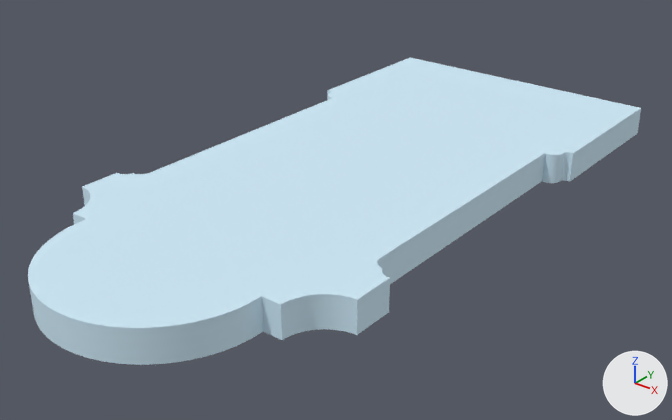
Two versions of the FBX model Unity Project/Giroux-CAP6117-SANC - crown/Assets/Models/LOD Headstones/PA-24-F.fbx, one commit apart.
The view is the same before and after, from a 50 mm lens placed at (11.64, -22.04, 7.75), pointed at (0.47, -8.08, -0.91). The axes (+X, +Y, +Z) are drawn at lower right. The lights are the same throughout. The older version comes first. Objects named as collision shapes, trigger or cutter boxes, shadow casters or lower levels of detail are left out. Where no turn or scale is listed for an object, it has been applied to the vertices.

In view in the first picture: 'PA-24-F_LOD0'.
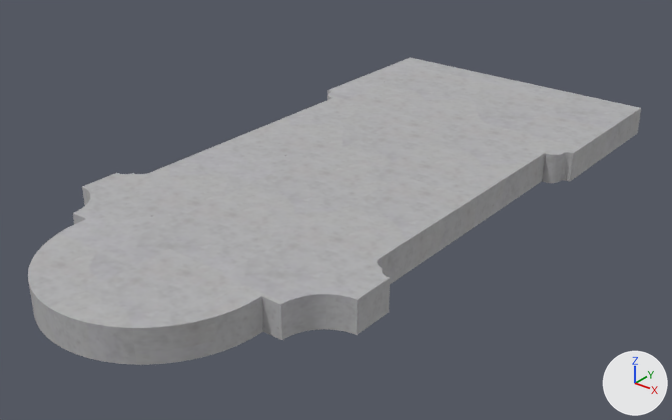
The change, as a diff of the scene's bpy script:
```diff
--- a/Unity Project/Giroux-CAP6117-SANC - crown/Assets/Models/LOD Headstones/PA-24-F.fbx.py
+++ b/Unity Project/Giroux-CAP6117-SANC - crown/Assets/Models/LOD Headstones/PA-24-F.fbx.py
@@ img_a_24_f_png @@
+img_a_24_f_png = load_image('A-24-F.png', '../../Materials/LOD Headstone Mats/A-24-F.png', 1024, 1024, 'sRGB')
@@ mat_0_615686_0_811765_0_929412_0_000000_0_190 @@
+mat_0_615686_0_811765_0_929412_0_000000_0_190 = principled_material('0.615686_0.811765_0.929412_0.000000_0.190')
+mat_0_615686_0_811765_0_929412_0_000000_0_190.texture = img_a_24_f_png
+mat_0_615686_0_811765_0_929412_0_000000_0_190.roughness = 0.859
@@ me_mesh10 @@
 me_mesh10.from_pydata(...)  # 1384 vertices, 2764 faces; spans x -3.02..3.95, y -15.1..-0.36, z -0.67..0.0
-me_mesh10.materials.append(mat_0_615686_0_811765_0_929412_0_000000_0_000000)  # blue #cee9f7
+me_mesh10.materials.append(mat_0_615686_0_811765_0_929412_0_000000_0_190)  # picture img_a_24_f_png
```

Boxes (x1, y1, x2, y2) around the edits, measured in the pictures (672 x 420 px):
'PA-24-F_LOD0', recoloured (blue to grey): (28, 58, 641, 365) in both
